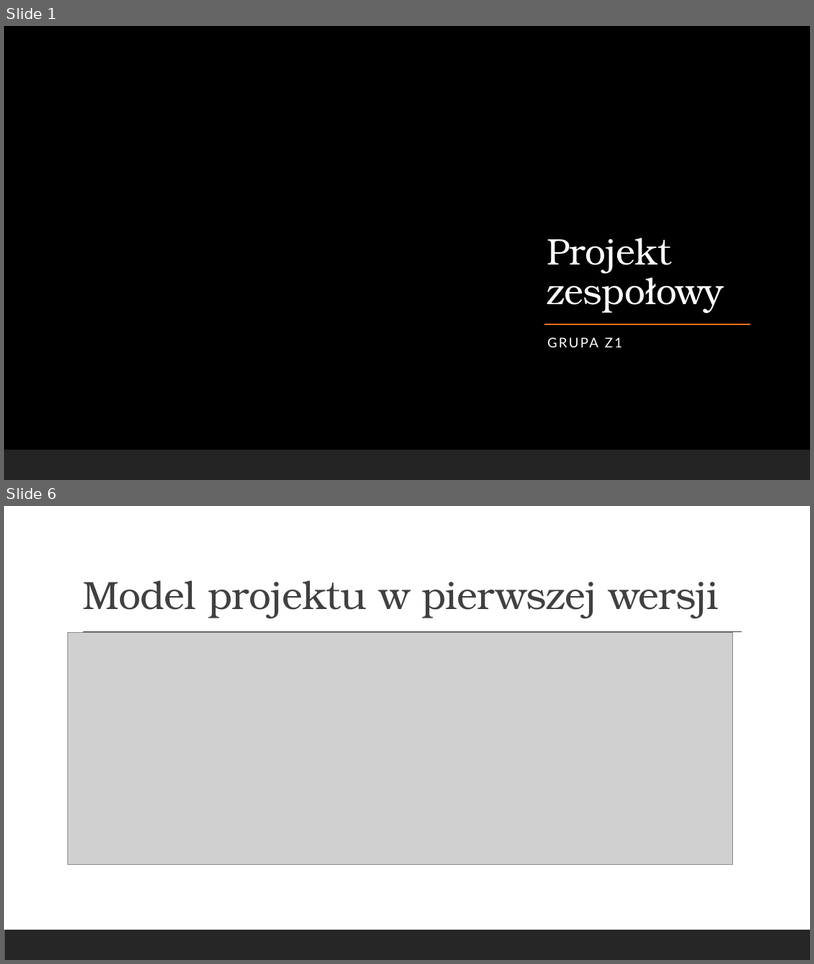
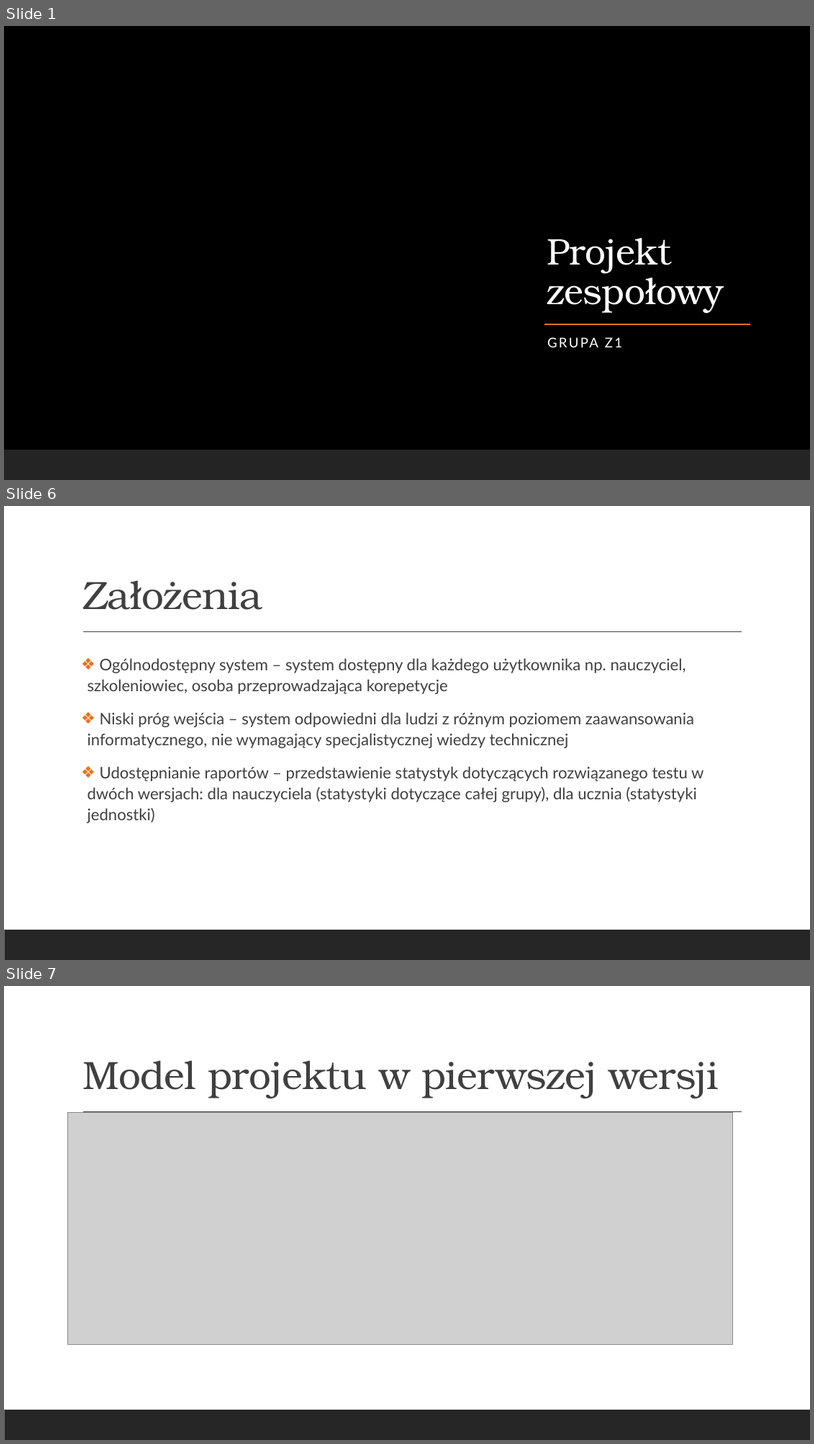
Before and after one commit to hubert-kniola/CodeRevv, a slide deck: pz/1/Z1P1.pptx. Shown one above the other, each under a label of ours: slides 1 and 6 before the commit, slides 1, 6 and 7 after it; the slides between them are not shown. The pictures are 814x964 and 814x1444 pixels, drawn with LibreOffice and Linux fonts; fonts in the diff are those of the drawing; grey boxes stand for pictures; background and template pictures are left out. Boxes give left, top, right and bottom in pixels: in the first picture for what was removed or moved away, otherwise in the second. Text is boxed around its words. In the diff, an @@ line names an element or a change of style, - is before the commit and + after.

```diff
--- a/pz/1/Z1P1.pptx
+++ b/pz/1/Z1P1.pptx
@@ slide 6 added at (4,506,810,960), background #FFFFFF; not listed: 2 template elements that a slide beside it also shows @@
@@ title added at (82,580,262,610), 47 pt, text #404040 @@
+Założenia
@@ text added at (88,658,704,823), 19 pt, text #404040 @@
+❖ Ogólnodostępny system – system dostępny dla każdego użytkownika np. nauczyciel, szkoleniowiec, osoba przeprowadzająca korepetycje
+❖ Niski próg wejścia – system odpowiedni dla ludzi z różnym poziomem zaawansowania informatycznego, nie wymagający specjalistycznej wiedzy technicznej
+❖ Udostępnianie raportów – przedstawienie statystyk dotyczących rozwiązanego testu w dwóch wersjach: dla nauczyciela (statystyki dotyczące całej grupy), dla ucznia (statystyki jednostki)
@@ what was slide 6 is now slide 7 @@
```
Also in this commit, not shown: 5 slides changed, 3 other slides added, 4 slides removed.
